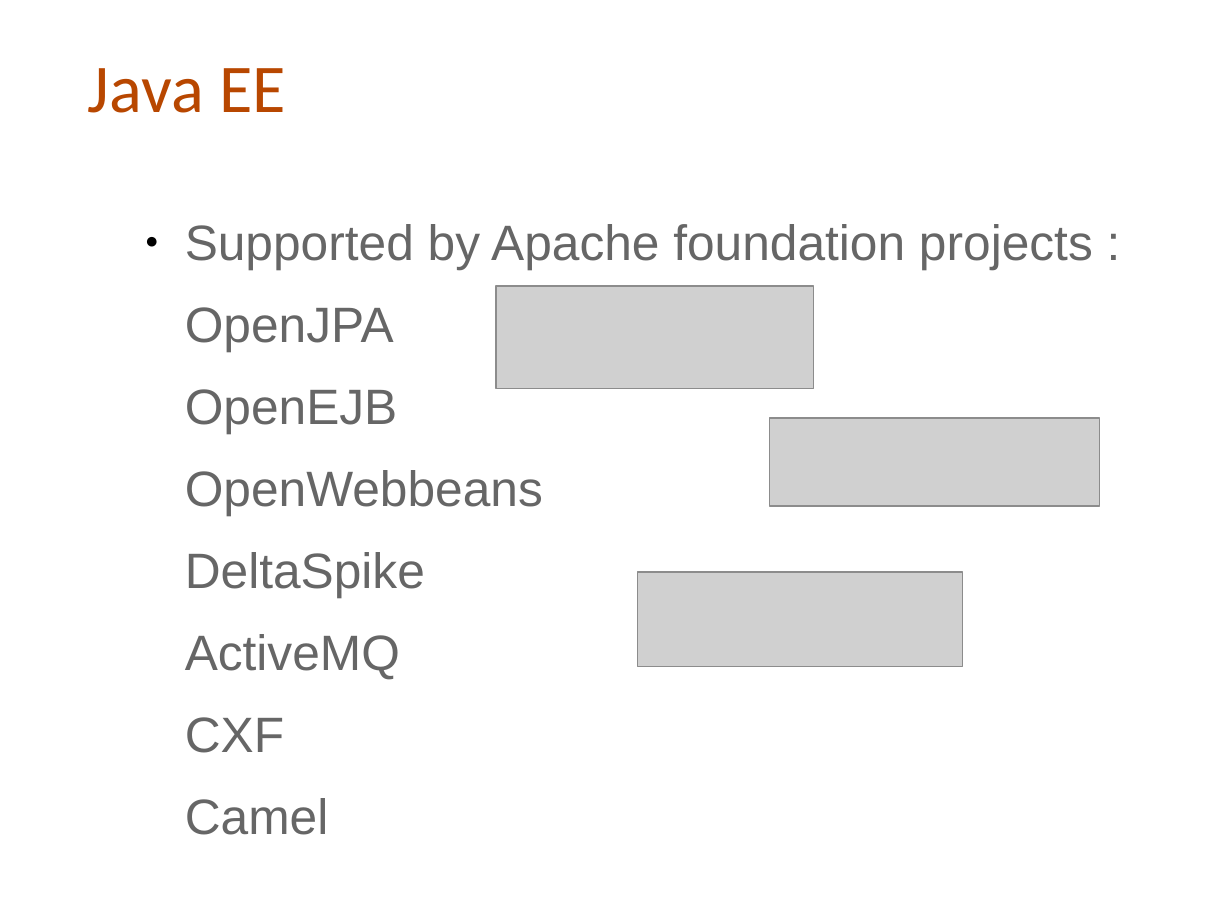
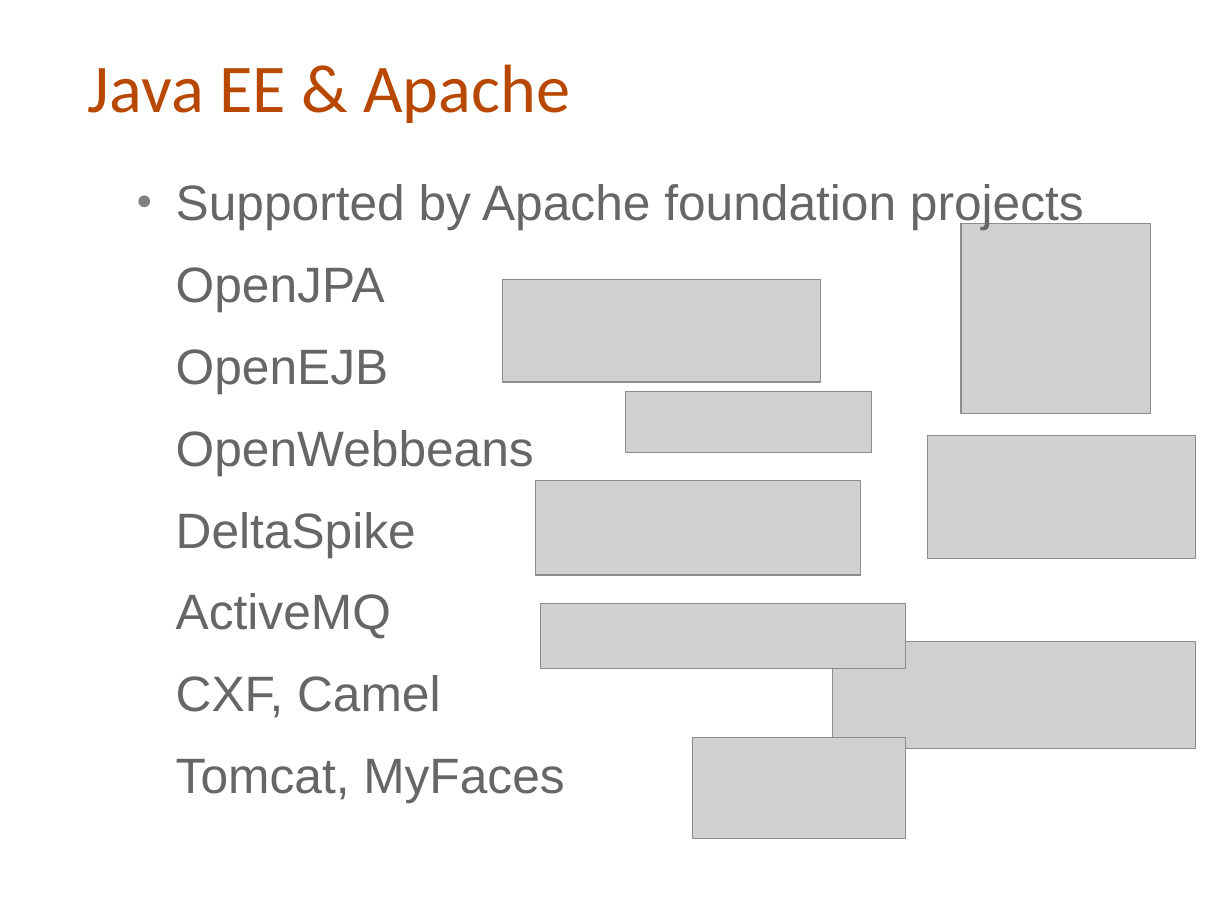
Before and after one commit to cmoulliard/apachecon-2012, a slide deck: slide 34 of karaf-ee-apachecon_eu_2012.odp (slide 31 before the commit). Drawn at 1232x924 pixels with LibreOffice and Linux fonts; fonts in the diff are those of the drawing; grey boxes stand for pictures; background and template pictures are left out. Boxes give left, top, right and bottom in pixels: in the first picture for what was removed or moved away, otherwise in the second. Text is boxed around its words. In the diff, an @@ line names an element or a change of style, - is before the commit and + after.

```diff
--- a/karaf-ee-apachecon_eu_2012.odp
+++ b/karaf-ee-apachecon_eu_2012.odp
@@ title at (88,64,570,123): text changed @@
-Java EE
+Java EE & Apache
@@ text "Supported by Apache foundation projects": place and size @@
-text "Supported by Apache foundation projects" at (185,224,1093,835)
+text "Supported by Apache foundation projects" at (176,184,1084,803)
@@ text at (176,184,1084,229): text changed @@
-● Supported by Apache foundation projects :
+● Supported by Apache foundation projects
@@ picture added at (961,224,1152,414) @@
@@ picture: place and size @@
-picture at (496,286,814,389)
+picture at (503,279,821,382)
@@ picture added at (626,391,872,453) @@
@@ picture: place and size @@
-picture at (770,418,1100,506)
+picture at (928,436,1196,559)
@@ picture added at (536,481,861,575) @@
@@ picture: place and size @@
-picture at (638,572,964,666)
+picture at (541,604,906,669)
@@ picture added at (833,642,1196,749) @@
@@ text at (176,675,564,803): text changed @@
-CXF
-Camel
+CXF, Camel
+Tomcat, MyFaces
@@ picture added at (693,738,906,838) @@
```
Also in this commit, not shown: 27 other slides changed, 7 slides added, 5 slides removed.
